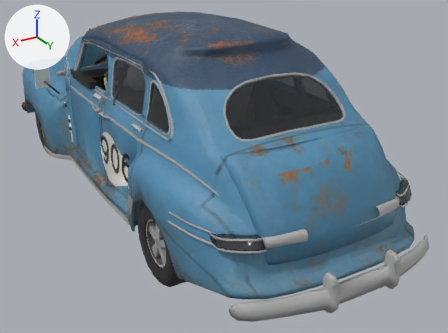
What one commit did to the glTF model public/cars/field/models/906.glb.
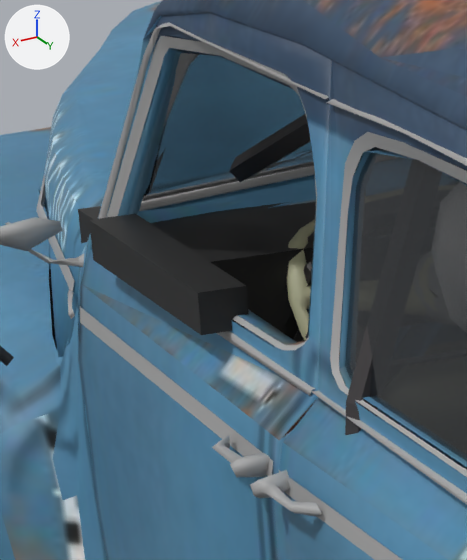
Each version is shown whole from a 50 mm lens placed at (2.45, 5.11, 2.64), pointed at (-0.23, 0.63, 0.4), then close up on the part from 13% to 30% of the width and 11% to 38% of the height. Every picture has the same lights, and +X, +Y and +Z are marked at upper left. The older version's two pictures come first. Vertices at exactly the same position are counted once.

In view in the first close-up: 'body'.
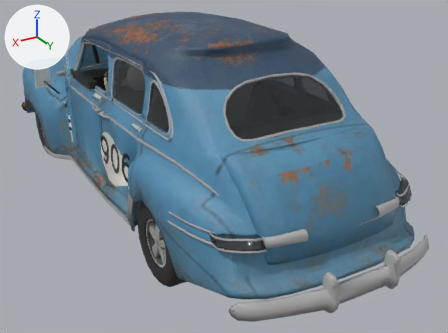
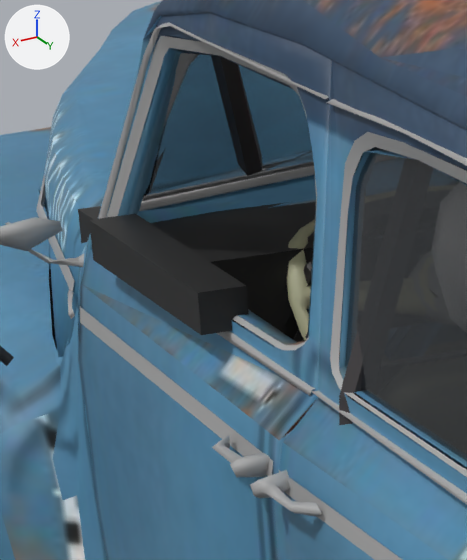
Pixel boxes [x1, y1, x2, y2] of what changed, in the close-ups (467 x 560 px):
part 1 of me_body_mesh, rebuilt
    before: [229, 114, 311, 182]
    after: [211, 56, 262, 176]
part 2 of me_body_mesh, cut back
    before: [345, 327, 378, 435]
    after: [339, 330, 371, 425]

The change, as a list of edits to the scene's bpy script:
```text
Change me_body_mesh:
    used by ob_body; location = (0.0, 0.0, -0.03)
    remove me_body_mesh.from_pydata(...)  # 6638 vertices, 9830 faces; spans x -1.05..1.05, y -2.26..2.78, z 0.22..1.77
    add me_body_mesh.from_pydata(...)  # 6613 vertices, 9780 faces; spans x -1.05..1.05, y -2.26..2.78, z 0.22..1.77
    me_body_mesh part 1: the loose piece of 10 vertices spanning x 0.49..0.54, y -0.49..0.52, z 1.23..1.67 is rebuilt with 15 vertices and now spans x 0.42..0.64, y -0.5..0.49, z 1.24..1.69
    me_body_mesh part 2
    71 vertices are removed from x -0.76..0.76, y 0.5..0.54, z 0.86..1.72
    146 faces are deleted
    36 vertices are added at x -0.76..0.76, y 0.47..0.51, z 0.87..1.72
    76 new faces join them, mat_car906_livery (picture img_livery)
    other edits to the shape of me_body_mesh do not show in these pictures
```
